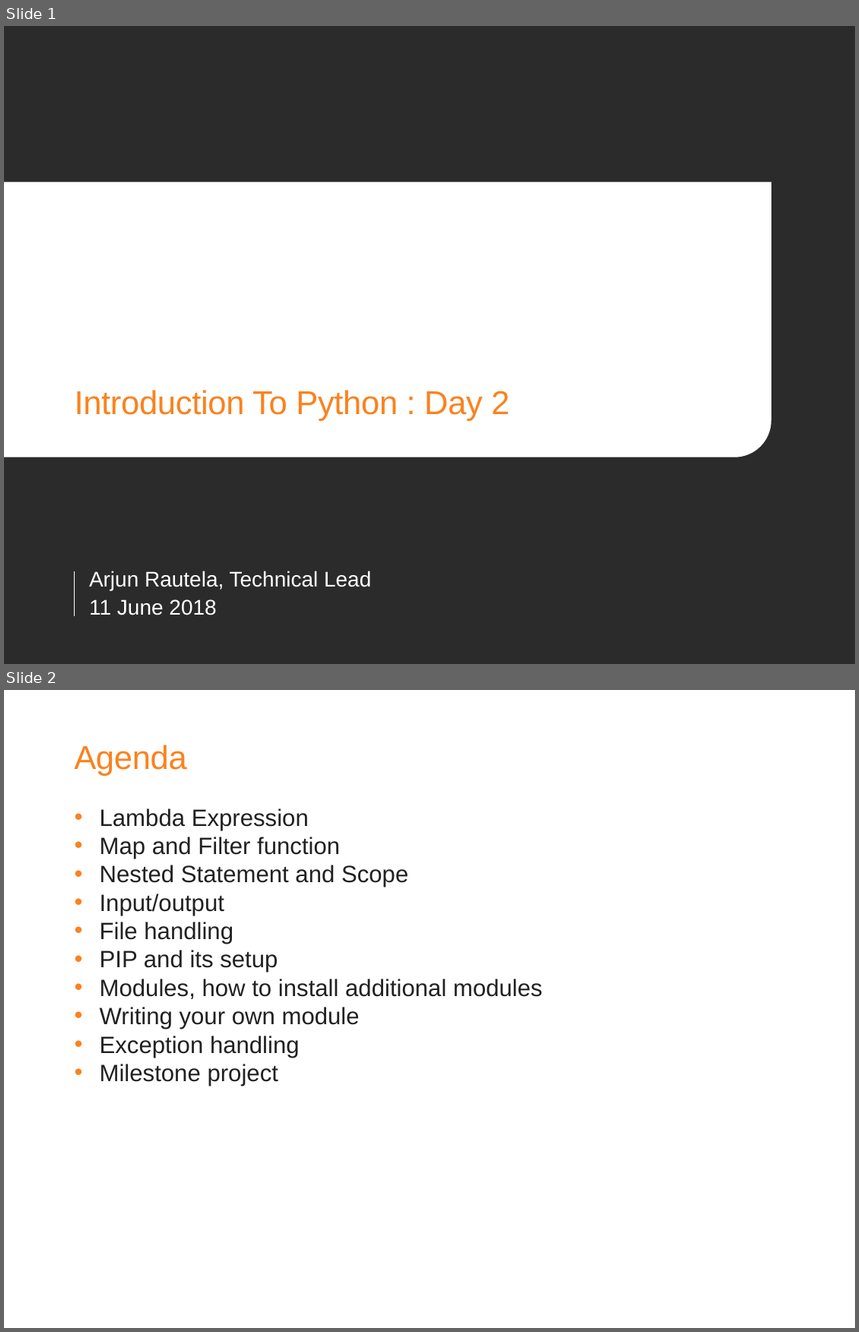
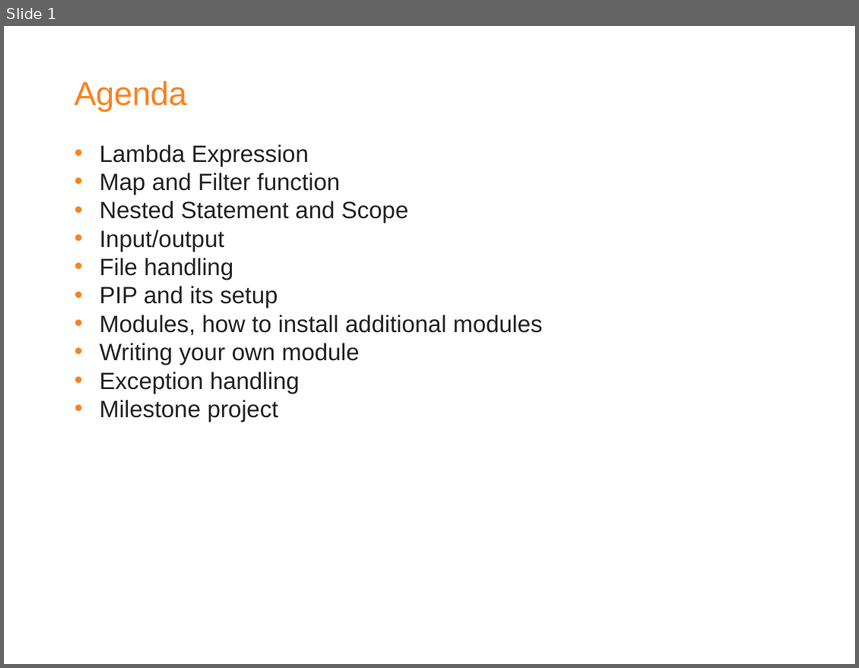
Before and after one commit to arjunrautela/Introduction-To-Python, a slide deck: PPT/Introduction To Python Day 2.pptx. Shown one above the other, each under a label of ours: slides 1 and 2 before the commit, slide 1 after it. The pictures are 859x1332 and 859x668 pixels, drawn with LibreOffice and Linux fonts; fonts in the diff are those of the drawing; background and template pictures are left out; a plain dark background stands for a picture behind light text. Boxes give left, top, right and bottom in pixels: in the first picture for what was removed or moved away, otherwise in the second. Text is boxed around its words. In the diff, an @@ line names an element or a change of style, - is before the commit and + after.

```diff
--- a/PPT/Introduction To Python Day 2.pptx
+++ b/PPT/Introduction To Python Day 2.pptx
@@ slide 1 removed at [4, 26, 855, 664], background picture (left out) @@
@@ round rect removed at [4, 183, 772, 458] @@
@@ title removed at [75, 390, 509, 421] @@
-Introduction To Python : Day 2
@@ line removed from (75, 572) to (75, 617) @@
@@ subtitle removed at [89, 571, 371, 591] @@
-Arjun Rautela, Technical Lead
@@ text removed at [89, 600, 216, 616] @@
-11 June 2018
@@ what was slide 2 is now slide 1 @@
```
Also in this commit, not shown: 31 slides changed, 24 other files.
